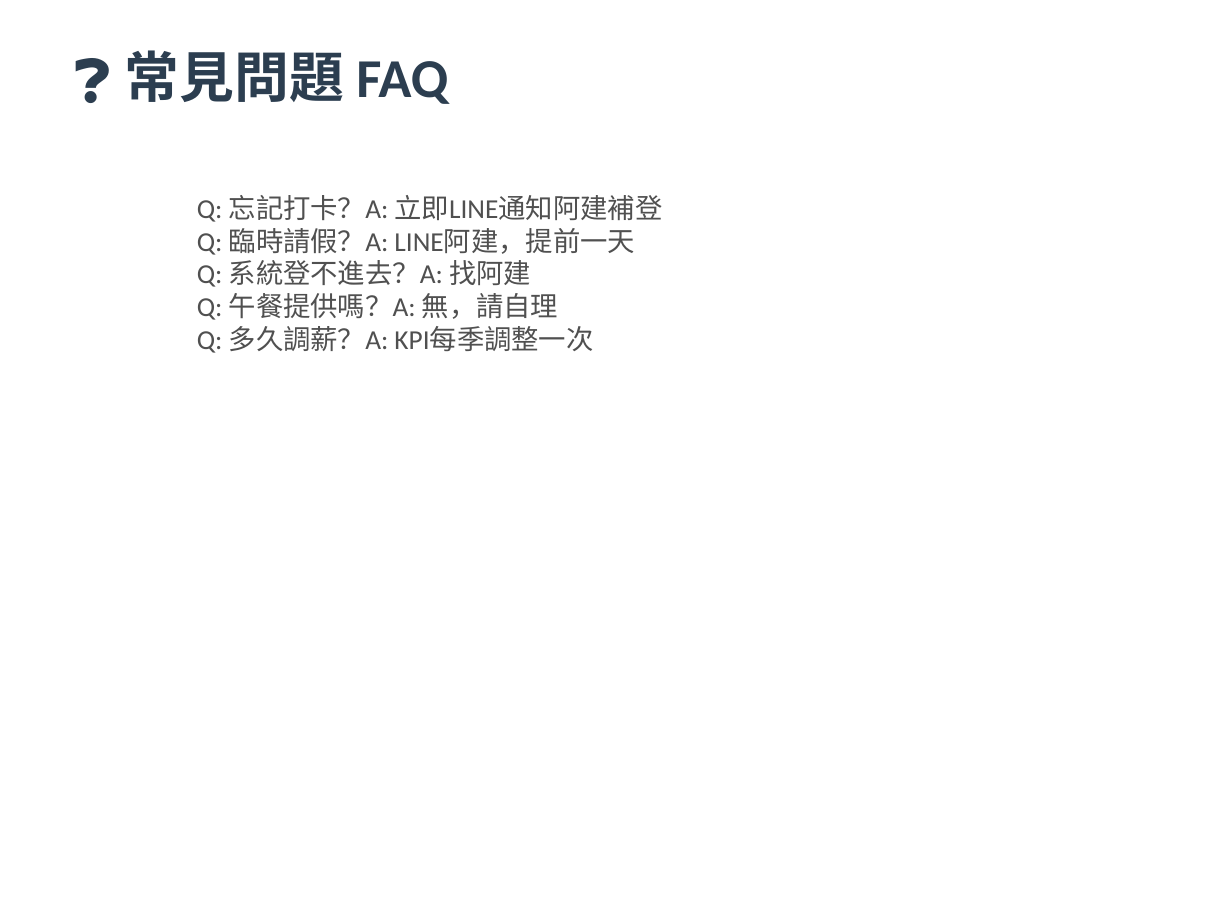
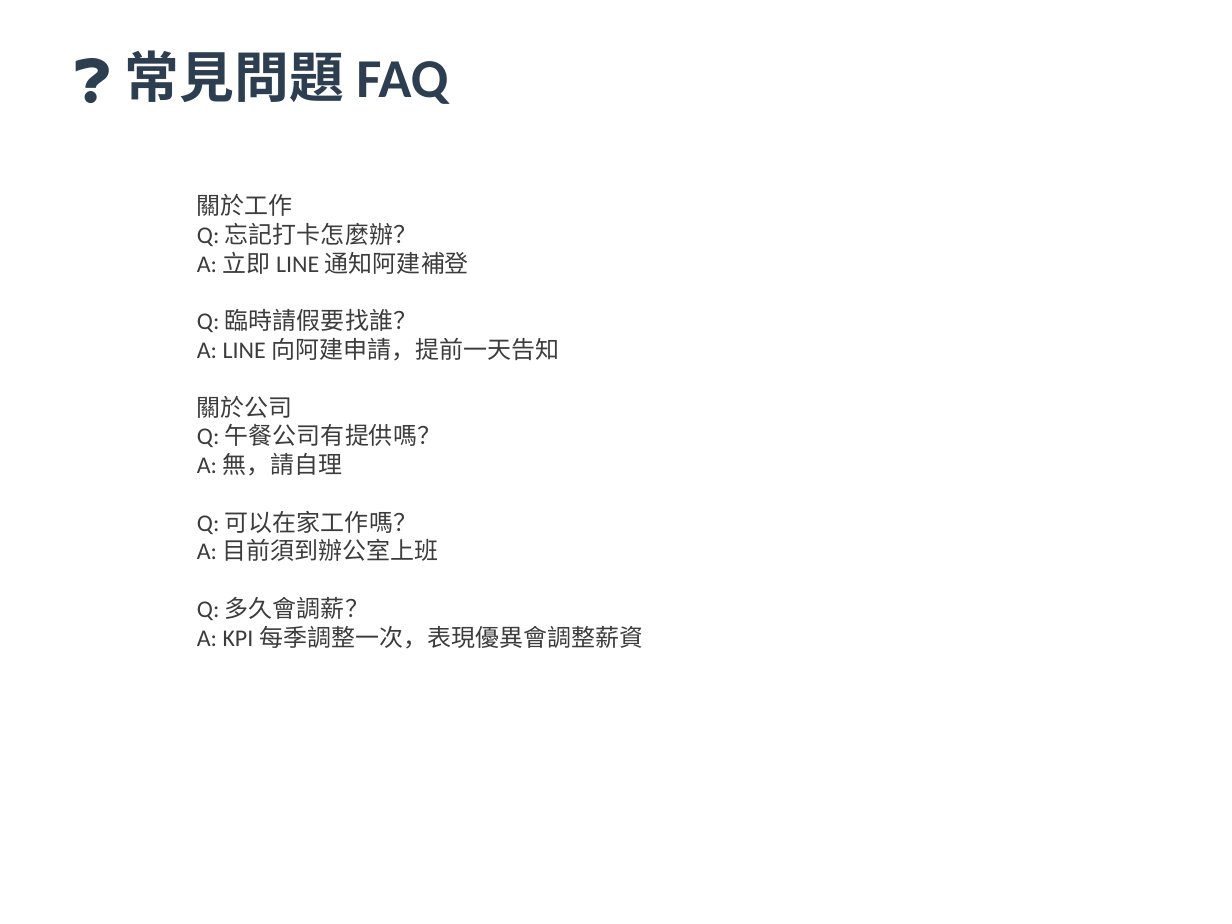
Before and after one commit to ken0900101318-beep/company-training, a slide deck: slide 16 of 遊戲家新人教育訓練（完整版 v2.1 - 24張）.pptx. Drawn at 1232x924 pixels with LibreOffice and Linux fonts; fonts in the diff are those of the drawing. Boxes give left, top, right and bottom in pixels: in the first picture for what was removed or moved away, otherwise in the second. Text is boxed around its words. In the diff, an @@ line names an element or a change of style, - is before the commit and + after.

```diff
--- a/遊戲家新人教育訓練（完整版 v2.1 - 24張）.pptx
+++ b/遊戲家新人教育訓練（完整版 v2.1 - 24張）.pptx
@@ text at [197, 194, 643, 648]: text changed; size 16 to 14 pt; text colour #505050 to #3C3C3C @@
-Q: 忘記打卡？A: 立即LINE通知阿建補登
-Q: 臨時請假？A: LINE阿建，提前一天
-Q: 系統登不進去？A: 找阿建
-Q: 午餐提供嗎？A: 無，請自理
-Q: 多久調薪？A: KPI每季調整一次
+關於工作
+Q: 忘記打卡怎麼辦？
+A: 立即 LINE 通知阿建補登
+Q: 臨時請假要找誰？
+A: LINE 向阿建申請，提前一天告知
+關於公司
+Q: 午餐公司有提供嗎？
+A: 無，請自理
+Q: 可以在家工作嗎？
+A: 目前須到辦公室上班
+Q: 多久會調薪？
+A: KPI 每季調整一次，表現優異會調整薪資
```
Also in this commit, not shown: 22 other slides changed.
